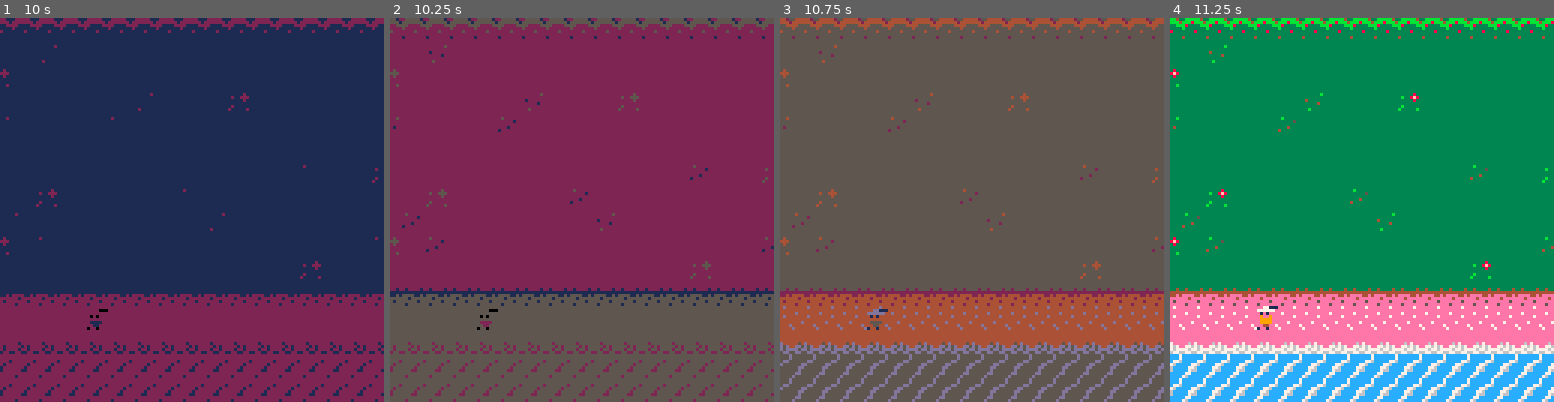
Above: before the commit, frames 1-4 (left to right).
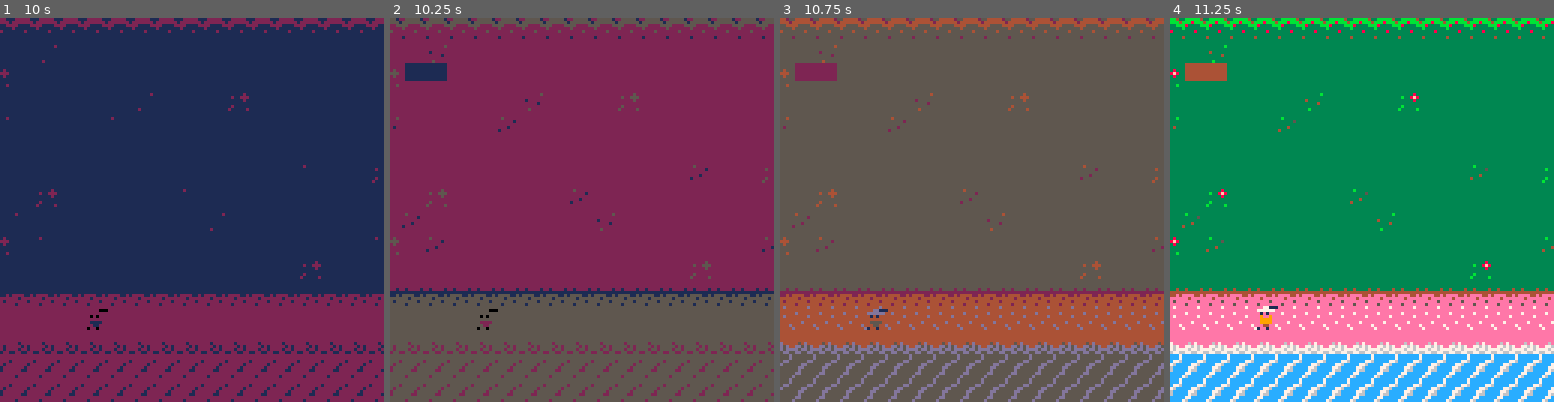
Above: after the commit, the same moments.

Repository: MarioFernandes73/RETROJAM
Game: PICO-8 cartridge retrojam.p8
Two runs of this game, one before a commit and one after it. Both use one fixed random seed, a clock stepped at 60 frames per second and the inputs below.
Inputs:
- Up to frame 1 (10 s): tap X (X key) at 0.33, 0.7, 1.43, 2.58, 3.1, 3.62, 4.13, 4.65, 5.17, 5.68, 6.2, 6.72, 7.23, 7.75, 8.27, 8.78, 9.3, 9.82 s; tap O (Z key) at 1.07, 1.8, 2.43, 3.07, 3.7, 4.33, 4.97, 5.6, 6.23, 6.87, 7.5, 8.13, 8.77, 9.4 s; hold Right 2.33-3.33 s; hold Right 3.38-4.22 s; hold Up 4.27-4.67 s; hold Right 4.72-5.72 s; hold Down 5.77-6.1 s; hold Left 6.15-6.98 s; hold Right 7.03-8.03 s; hold Right 8.08-8.92 s; hold Up 8.97-9.37 s; hold Right from 9.42 s (still down)
- Up to frame 2 (10.25 s): keep holding Right; tap O (Z key) at 10.03 s
- Up to frame 3 (10.75 s): tap X (X key) at 10.33 s; release Right at 10.42 s; hold Down from 10.47 s (still down); tap O (Z key) at 10.67 s
- Up to frame 4 (11.25 s): release Down at 10.8 s; tap X (X key) at 10.85 s; hold Left from 10.85 s (still down)

Frame 1 is identical in both runs. In frame 2, 0.5% of the frame differs, in the area x 3-15%, y 11-17%; in frame 3, 0.5%; in frame 4, 0.5%.

Commit message:
Update retrojam.p8

Diff:
--- a/retrojam.p8
+++ b/retrojam.p8
@@ -14,6 +15,8 @@
 		vidas = 3,
 		imune = false,
 
+		imune_frames = 120,
+
 		spr_it = {26,27,28},
 		spr_it_costas = {42,43,44},
 		spr_it_idle = {48,49, 50},
@@ -21,8 +24,10 @@
 		walking = false,
 		right = false,
 		idle = true,
-		decostas = false
+		decostas = false,
+		invis = false
 	}
+
 
 	cam = {
 		x = 16,
@@ -119,7 +124,7 @@
 	elseif(stage2) then
 		drawsea()
 		print(boat.res, boat.x -10, boat.y - 10)
-		rectfill(boat.x - 64,boat.y-54,boat.x-64 - (1-boat.res*100/2),boat.y-44, 8)
+		drawresourcebar()
 		if(trans2_3) then
 			transitionstate2_3()
 		end
@@ -136,7 +141,7 @@
 		drawisland()
 	elseif(stage4) then
 		camera(0,0)
-		print("OLA")
+		print("ola")
 		if(trans2_4) then
 			transitionstate2_4()
 		end
@@ -149,7 +154,13 @@
 	end
 end
 
+function drawresourcebar()
+rectfill(boat.x - 64,boat.y-54,boat.x-64 - (1-boat.res*100/2),boat.y-44, 8)
+end
+
 function drawisland()
+
+
 
  --camera
  cam.x = p.x-4*8
@@ -180,6 +191,8 @@
 	cls()
 	map(0,0,0,0,32,16)
 
+	rectfill(cam.x+5,cam.y+15,cam.x+30 - (1-boat.res)*25,cam.y+20, 4)
+
  --animation
 	if spricor % 15 == 0 then
 		max_spr = #current_sprite
@@ -192,7 +205,13 @@
 		end
 	end
 	--draw player
-	spr(current_sprite[spr_current_i],p.x-4,p.y-4,1,1,p.right,false)
+	if p.imune_frames < 120 then
+		if p.imune_frames % 3 == 0 then
+			spr(current_sprite[spr_current_i],p.x-4,p.y-4,1,1,p.right,false)
+		end
+	else
+		spr(current_sprite[spr_current_i],p.x-4,p.y-4,1,1,p.right,false)
+	end
 
  --shoot enimies
 	if encofra % 60 == 0 then
@@ -228,20 +247,30 @@
 		--draw seta
 		spr(spr_n,seta.x, seta.y,1,1,flip_h,flip_v)
 
-	 --player hit
-		if(dist(seta.y,p.y,seta.x,p.x)<1)	then
-			p.vidas -= 1
-		end
-		--remove setas
-		if(seta.x > cam.x+128 or seta.x < cam.x)
-		then
-			del(proj, seta)
-		end
-		if(seta.y > cam.y + 128 or seta.y < cam.y)
-		then
-			del(proj, seta)
-		end
-	end
+		--player hit
+		if(p.imune_frames < 120) then
+			p.imune_frames -= 1
+		end
+		if(p.imune_frames <= 0) then
+					p.imune_frames = 120
+			end
+			if(dist(seta.y,p.y,seta.x,p.x)<2)	then
+				if(p.imune_frames == 120) then
+					p.vidas -=1
+					boat.res -= 0.1
+					p.imune_frames -= 1
+				end
+			end
+			--remove setas
+			if(seta.x > cam.x+128 or seta.x < cam.x)
+			then
+				del(proj, seta)
+			end
+			if(seta.y > cam.y + 128 or seta.y < cam.y)
+			then
+				del(proj, seta)
+			end
+		end
 
 	print(stat(1))
 
